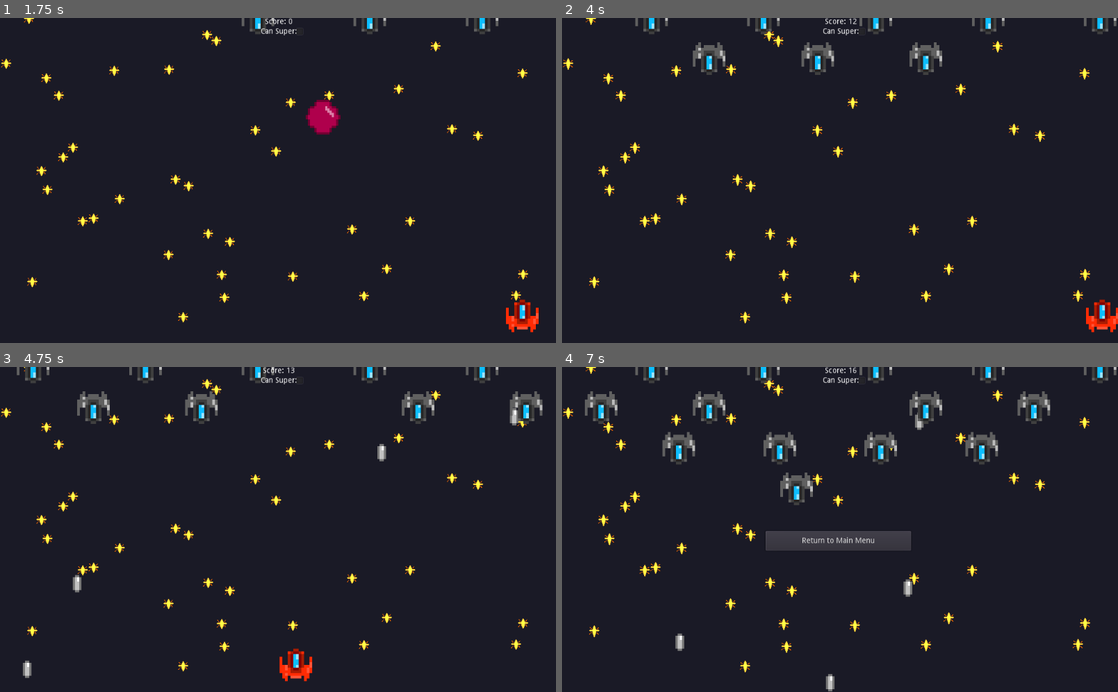
Above: before the commit, frames 1-4 (two rows, left to right).
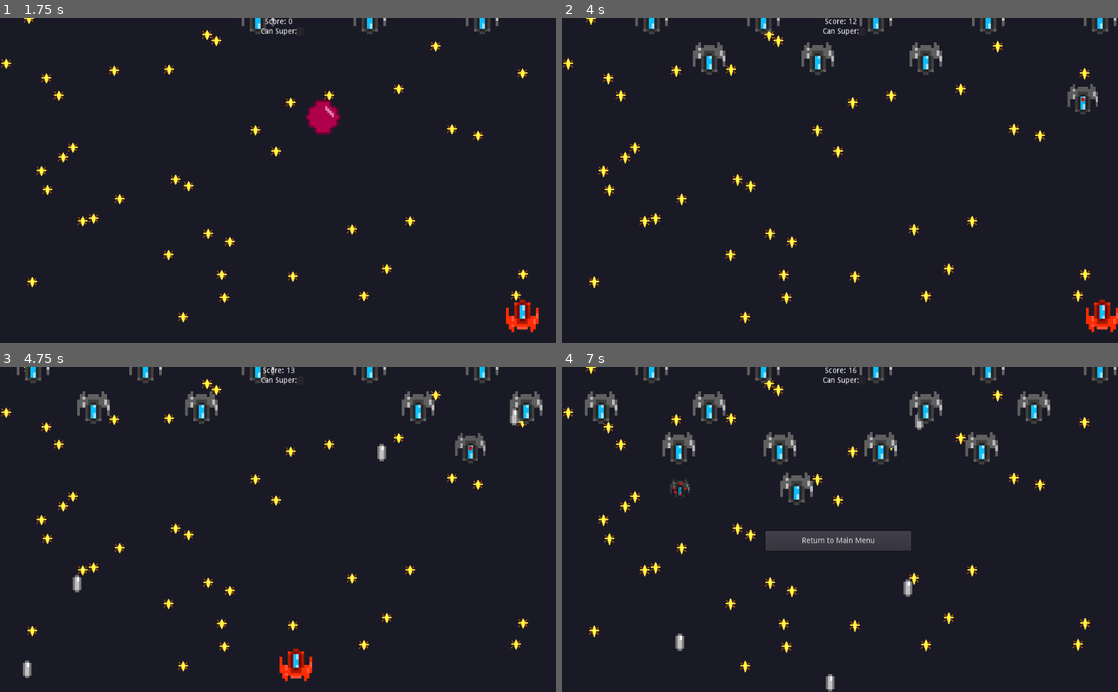
Above: after the commit, the same moments.

Repository: PandorasGit/LudumDare51Submission
Game: Godot game, scene res://MainMenu/MainMenu.tscn
Same seed, same stepped clock (60 frames per second), same inputs: the game is played once before the commit and once after it.
Inputs:
- Up to frame 1 (1.75 s): click "Start Game" at 0.5 s; hold D (move_right) from 1.28 s (still down); tap Space (shoot) at 1.35 s
- Up to frame 2 (4 s): release D (move_right) at 2.03 s; hold A (move_left) 2.03-2.78 s; tap Space (shoot) at 2.1, 2.85, 3.6 s; hold D (move_right) from 2.78 s (still down)
- Up to frame 3 (4.75 s): release D (move_right) at 4.28 s; hold A (move_left) from 4.28 s (still down); tap Space (shoot) at 4.35 s
- Up to frame 4 (7 s): tap Space (shoot) at 5.1, 5.85, 6.6 s; release A (move_left) at 6.53 s; hold D (move_right) from 6.53 s (still down)

Frame 1 is identical in both runs. In frame 2, 0.3% of the frame differs, in the area x 90-97%, y 20-30%; in frame 3, 0.3%; in frame 4, less than 0.1%.

Commit message:
Add enemy death animation

Diff:
--- a/project/Enemy/Enemy.gd
+++ b/project/Enemy/Enemy.gd
@@ -10,13 +10,19 @@
 
 onready var _reload_timer := find_node("ReloadTimer")
 onready var despawn_timer := find_node("DespawnTimer")
+onready var _death_tween := find_node("DeathTween")
+onready var _sprite := find_node("Sprite")
+onready var _death_particles := find_node("DeathParticles")
+onready var _death_timer := find_node("DeathAnimationTimer")
 
 
 func _ready() -> void:
 	# warning-ignore:return_value_discarded
 	_reload_timer.connect("timeout", self, "_on_reload_timer_timeout")
-# warning-ignore:return_value_discarded
+	# warning-ignore:return_value_discarded
 	despawn_timer.connect("timeout", self, "on_despawn_timer_timeout")
+	# warning-ignore:return_value_discarded
+	_death_timer.connect("timeout", self, "on_death_timer_timeout")
 
 
 func _physics_process(_delta) -> void:
@@ -28,7 +34,7 @@
 
 func _on_killed(_name: String) -> void:
 	if _name == name:
-		queue_free()
+		_die()
 
 
 func _on_reload_timer_timeout() -> void:
@@ -37,3 +43,21 @@
 
 func on_despawn_timer_timeout() -> void:
 	queue_free()
+
+
+func on_death_timer_timeout() -> void:
+	queue_free()
+
+
+
+func _die() -> void:
+	remove_from_group("target")
+	_death_tween.interpolate_property(_sprite, "modulate",
+		Color("ffffff"), Color("000000"), 0.1,
+		Tween.TRANS_LINEAR, Tween.EASE_IN_OUT)
+	_death_tween.interpolate_property(_sprite, "scale",
+		Vector2(5,5), Vector2(0,0), 0.1,
+		Tween.TRANS_LINEAR, Tween.EASE_IN_OUT)
+	_death_particles.emitting = true
+	_death_tween.start()
+	_death_timer.start()
--- a/project/Enemy/Enemy.tscn
+++ b/project/Enemy/Enemy.tscn
@@ -4,7 +4,7 @@
 [ext_resource path="res://Enemy/Enemy.gd" type="Script" id=2]
 
 [sub_resource type="RectangleShape2D" id=1]
-extents = Vector2( 6, 6 )
+extents = Vector2( 29.5, 29.5 )
 
 [sub_resource type="Animation" id=2]
 resource_name = "EnemyPathing"
@@ -39,24 +39,42 @@
 
 [node name="Enemy" type="KinematicBody2D" groups=["target"]]
 position = Vector2( 848, 99 )
-scale = Vector2( 5, 5 )
 collision_layer = 2
 script = ExtResource( 2 )
 
+[node name="CollisionShape2D" type="CollisionShape2D" parent="."]
+position = Vector2( -0.5, 0.5 )
+scale = Vector2( 1, 1 )
+shape = SubResource( 1 )
+
 [node name="Sprite" type="Sprite" parent="."]
+scale = Vector2( 5, 5 )
 texture = ExtResource( 1 )
-
-[node name="CollisionShape2D" type="CollisionShape2D" parent="."]
-position = Vector2( -1.90735e-07, -1.96695e-07 )
-shape = SubResource( 1 )
 
 [node name="ReloadTimer" type="Timer" parent="."]
 wait_time = 0.5
 
-[node name="AnimationPlayer" type="AnimationPlayer" parent="."]
+[node name="PathingAnimation" type="AnimationPlayer" parent="."]
 autoplay = "EnemyPathing"
 anims/EnemyPathing = SubResource( 2 )
 anims/RESET = SubResource( 3 )
 
 [node name="DespawnTimer" type="Timer" parent="."]
 wait_time = 11.0
+
+[node name="DeathTween" type="Tween" parent="."]
+playback_speed = 0.4
+playback/speed = 0.4
+
+[node name="DeathParticles" type="CPUParticles2D" parent="."]
+emitting = false
+lifetime = 0.4
+explosiveness = 1.0
+spread = 180.0
+gravity = Vector2( 0, 0 )
+initial_velocity = 100.0
+scale_amount = 4.0
+color = Color( 0.764706, 0.101961, 0.101961, 1 )
+
+[node name="DeathAnimationTimer" type="Timer" parent="."]
+wait_time = 0.3
Not shown, changed: README.md
